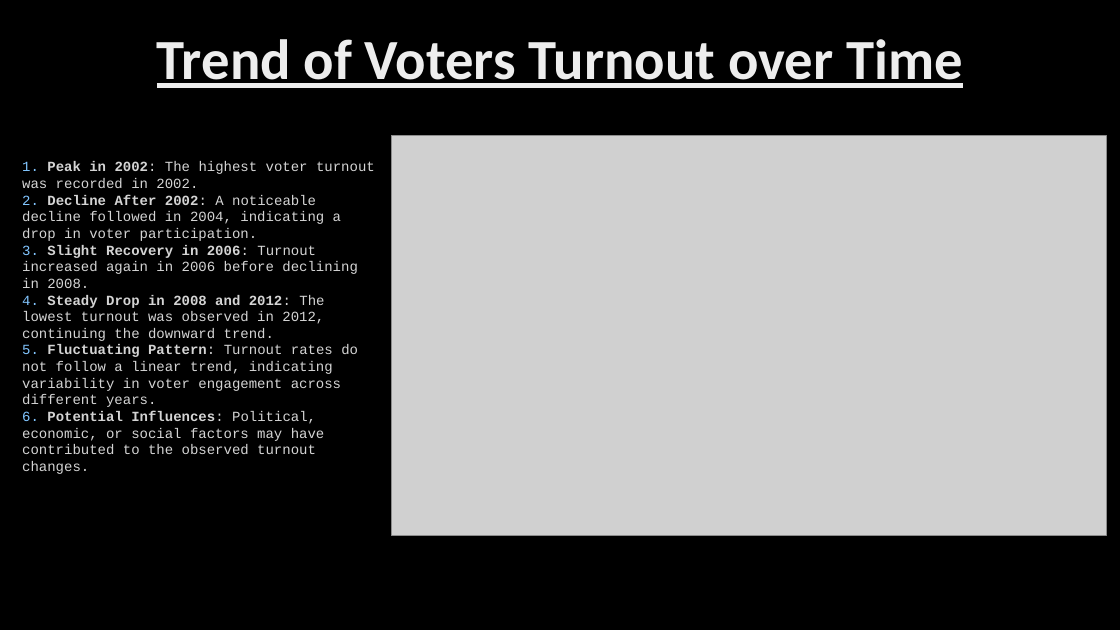
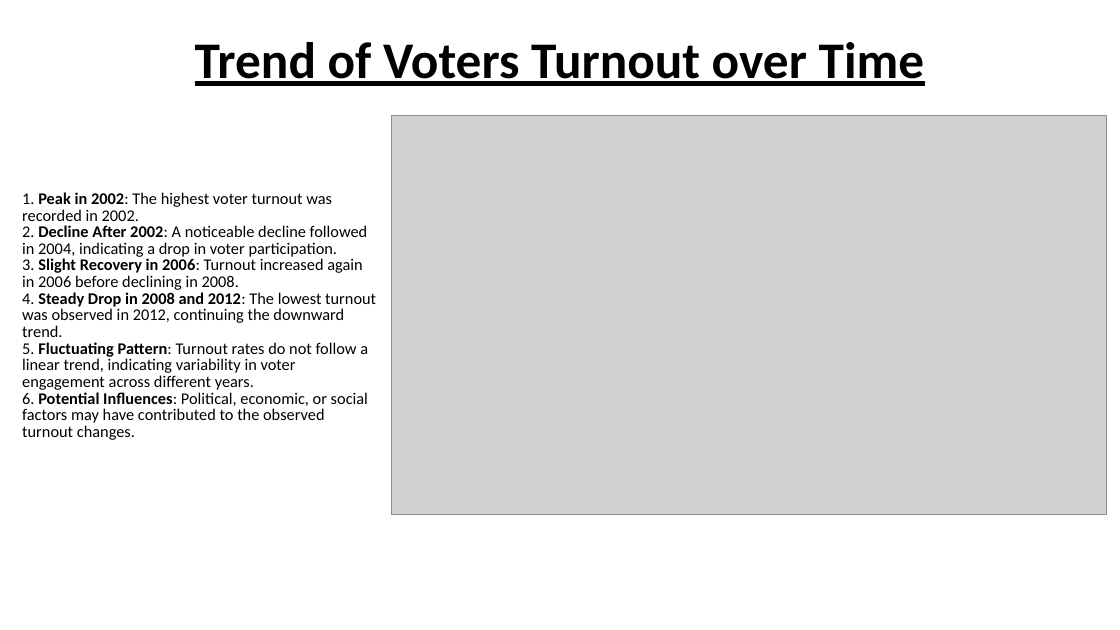
Before and after one commit to Anu589/Voter-Turnout-Prediction, a slide deck: slide 3 of Voter Turnout Prediction.pptx. Drawn at 1120x630 pixels with LibreOffice and Linux fonts; fonts in the diff are those of the drawing; grey boxes stand for pictures; background and template pictures are left out. Boxes give left, top, right and bottom in pixels: in the first picture for what was removed or moved away, otherwise in the second. Text is boxed around its words. In the diff, an @@ line names an element or a change of style, - is before the commit and + after.

```diff
--- a/Voter Turnout Prediction.pptx
+++ b/Voter Turnout Prediction.pptx
@@ background picture (left out) to #FFFFFF @@
@@ title "Trend of Voters Turnout over ..." at (195, 42, 925, 86): size 48.6 to 44 pt, text colour gradient #BFBFBF to #EDEDED to #FFFFFF to #000000 @@
@@ picture: place and size @@
-picture at (392, 136, 1107, 536)
+picture at (392, 115, 1107, 515)
@@ text "1. Peak in 2002: The ...": place and size @@
-text "1. Peak in 2002: The ..." at (22, 161, 375, 474)
+text "1. Peak in 2002: The ..." at (22, 192, 376, 440)
@@ text "1. Peak in 2002: The ..." at (22, 192, 376, 440): size 12 to 14 pt, font Courier New to Calibri, text colour #D4D4D4 to #000000; text colour #82C6FF to #000000 in "1.", "2.", "3.", "4." and 2 more places @@
```
Also in this commit, not shown: 5 other slides changed.
